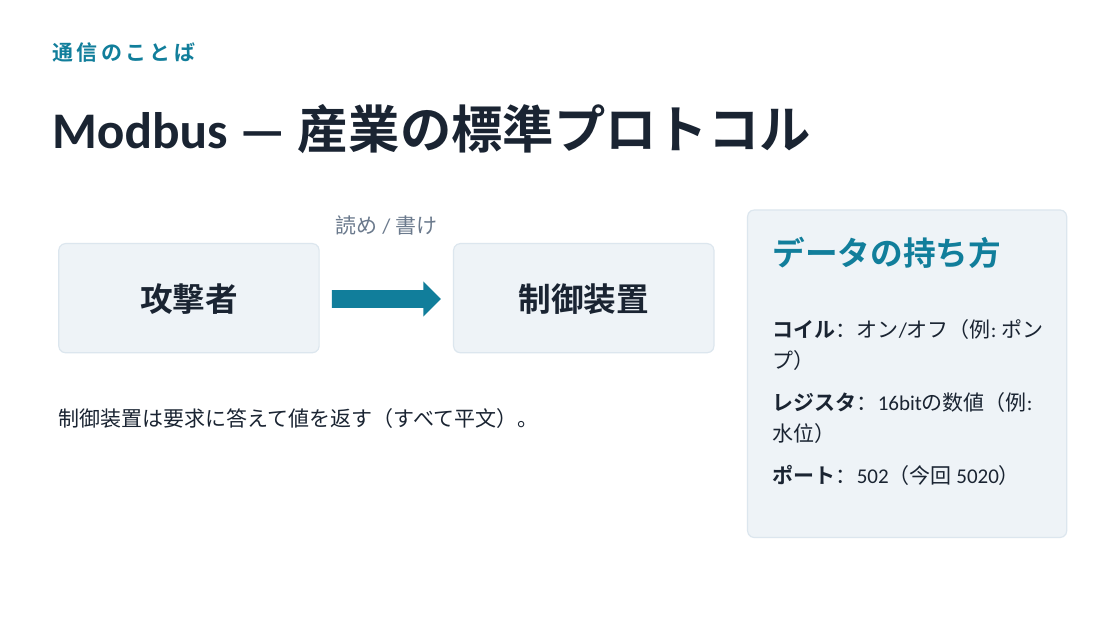
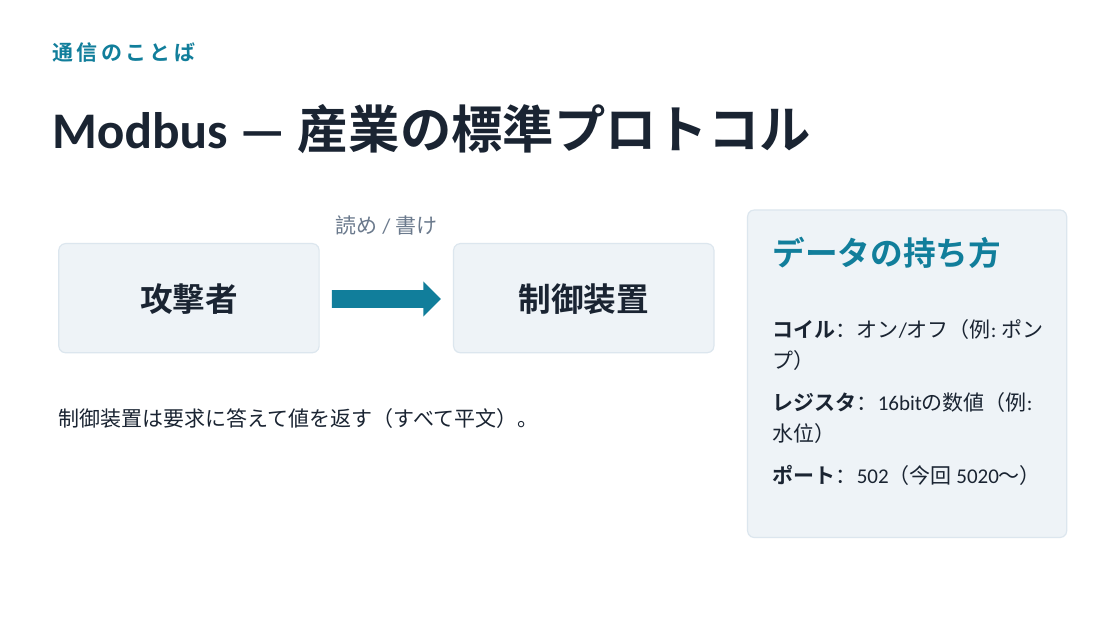
Before and after one commit to Tivo0921/ot-modbus-ctf, a slide deck: slide 4 of slides/ot-intro.pptx. Drawn at 1120x630 pixels with LibreOffice and Linux fonts; fonts in the diff are those of the drawing. Boxes give left, top, right and bottom in pixels: in the first picture for what was removed or moved away, otherwise in the second. Text is boxed around its words. In the diff, an @@ line names an element or a change of style, - is before the commit and + after.

```diff
--- a/slides/ot-intro.pptx
+++ b/slides/ot-intro.pptx
@@ text at box(773, 465, 1041, 485): text changed @@
-ポート：502（今回 5020）
+ポート：502（今回 5020〜）
```
Also in this commit, not shown: 4 other slides changed, 8 other files.
